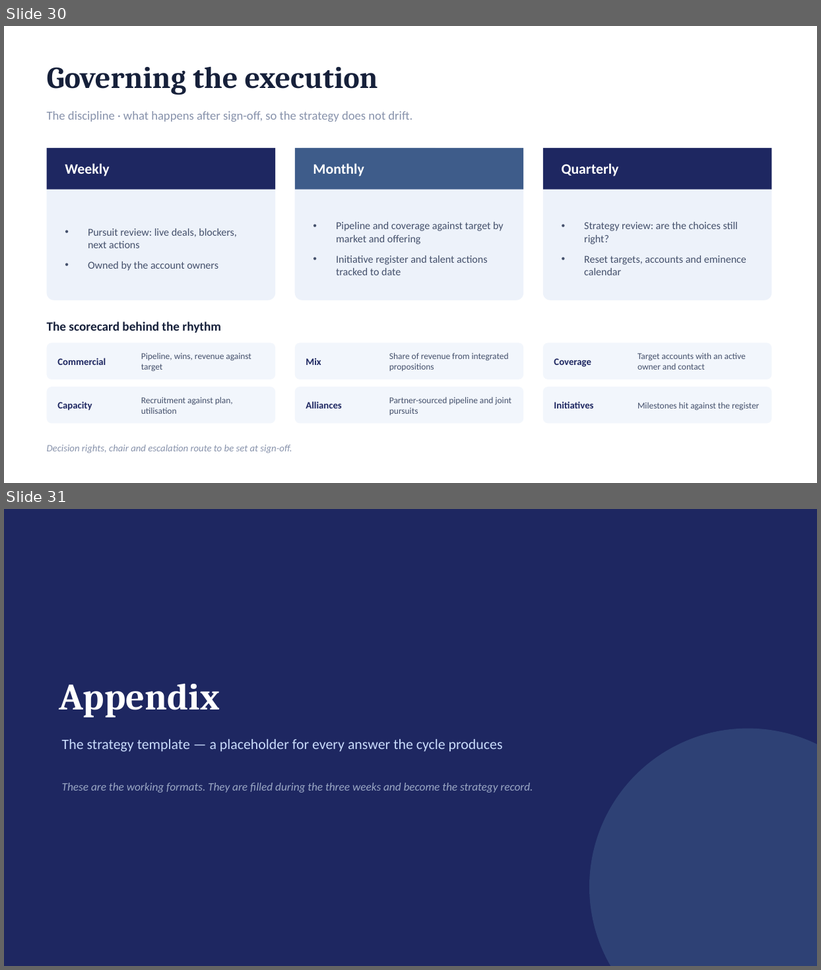
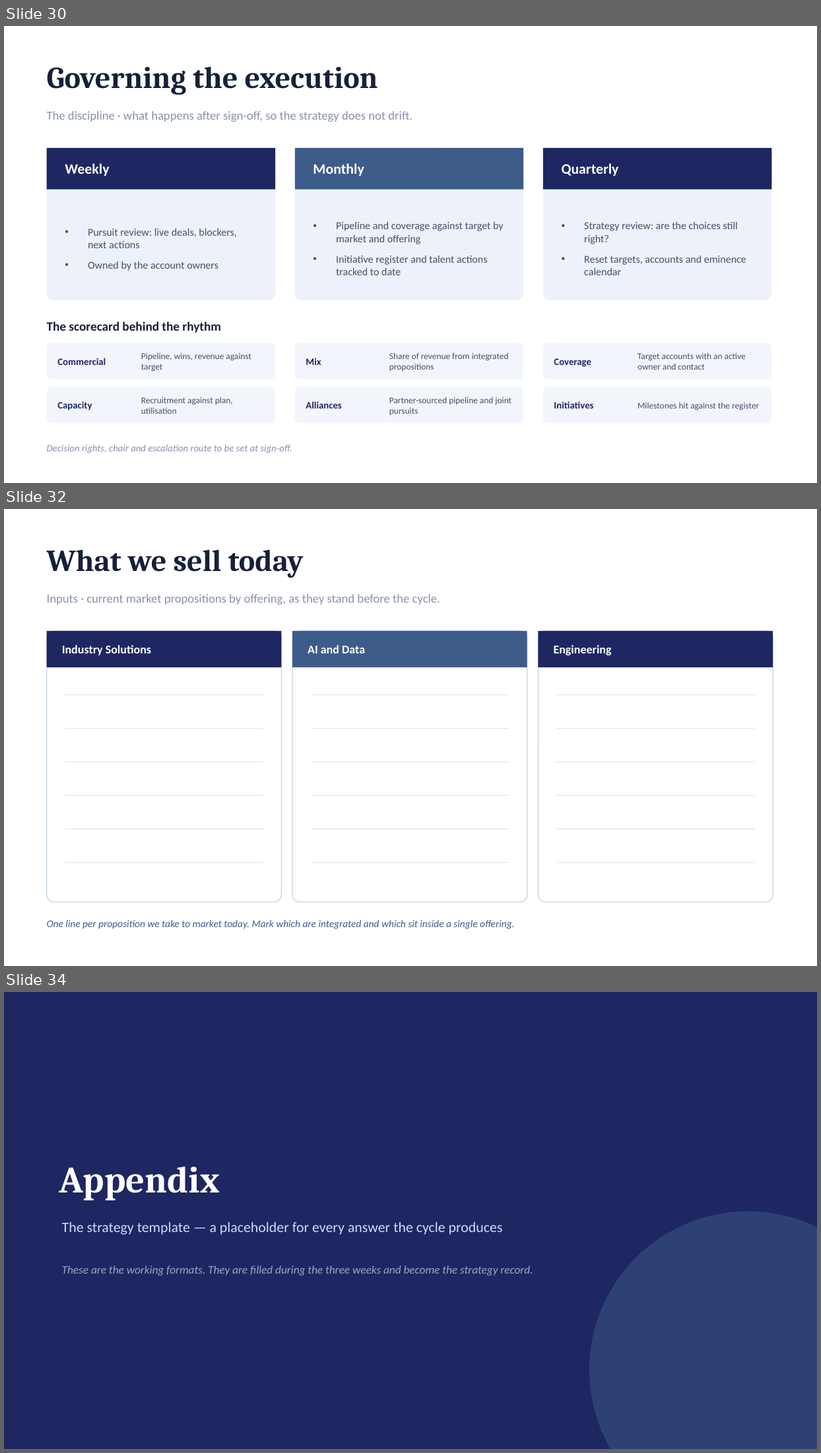
Before and after one commit to dhajjar-cyber/bae, a slide deck: FSI strategy/EAI&D-FSI-Strategy-Development-Plan.pptx. Shown one above the other, each under a label of ours: slides 30 and 31 before the commit, slides 30, 32 and 34 after it; the slides between them are not shown. The pictures are 821x970 and 821x1453 pixels, drawn with LibreOffice and Linux fonts; fonts in the diff are those of the drawing. Boxes give left, top, right and bottom in pixels: in the first picture for what was removed or moved away, otherwise in the second. Text is boxed around its words. In the diff, an @@ line names an element or a change of style, - is before the commit and + after.

```diff
--- a/FSI strategy/EAI&D-FSI-Strategy-Development-Plan.pptx
+++ b/FSI strategy/EAI&D-FSI-Strategy-Development-Plan.pptx
@@ slide 32 added at <box>4,509,817,966</box>, background #FFFFFF @@
@@ text added at <box>47,550,304,578</box>, 36 pt, text #16203A, bold @@
+What we sell today
@@ text added at <box>47,594,440,605</box>, 14.5 pt, text #8792AB @@
+Inputs · current market propositions by offering, as they stand before the cycle.
@@ rounded rectangle added at <box>47,631,282,902</box>, fill #FFFFFF, outline #C9D4E6 1 pt @@
@@ rectangle added at <box>47,631,282,667</box>, fill #1E2761 @@
@@ text added at <box>62,645,151,656</box>, 14 pt, text #FFFFFF, bold @@
+Industry Solutions
@@ rounded rectangle added at <box>292,631,527,902</box>, fill #FFFFFF, outline #C9D4E6 1 pt @@
@@ rectangle added at <box>292,631,527,667</box>, fill #3E5C8A @@
@@ text added at <box>308,645,365,654</box>, 14 pt, text #FFFFFF, bold @@
+AI and Data
@@ rounded rectangle added at <box>539,631,773,902</box>, fill #FFFFFF, outline #C9D4E6 1 pt @@
@@ rectangle added at <box>539,631,773,667</box>, fill #1E2761 @@
@@ text added at <box>554,645,612,656</box>, 14 pt, text #FFFFFF, bold @@
+Engineering
@@ line added from (65, 695) to (263, 695), #E1E8F2 1 pt @@
@@ line added from (311, 695) to (509, 695), #E1E8F2 1 pt @@
@@ line added from (556, 695) to (755, 695), #E1E8F2 1 pt @@
@@ line added from (65, 729) to (263, 729), #E1E8F2 1 pt @@
@@ line added from (311, 729) to (509, 729), #E1E8F2 1 pt @@
@@ line added from (556, 729) to (755, 729), #E1E8F2 1 pt @@
@@ line added from (65, 762) to (263, 762), #E1E8F2 1 pt @@
@@ line added from (311, 762) to (509, 762), #E1E8F2 1 pt @@
@@ line added from (556, 762) to (755, 762), #E1E8F2 1 pt @@
@@ line added from (65, 795) to (263, 795), #E1E8F2 1 pt @@
@@ line added from (311, 795) to (509, 795), #E1E8F2 1 pt @@
@@ line added from (556, 795) to (755, 795), #E1E8F2 1 pt @@
@@ line added from (65, 829) to (263, 829), #E1E8F2 1 pt @@
@@ line added from (311, 829) to (509, 829), #E1E8F2 1 pt @@
@@ line added from (556, 829) to (755, 829), #E1E8F2 1 pt @@
@@ line added from (65, 863) to (263, 863), #E1E8F2 1 pt @@
@@ line added from (311, 863) to (509, 863), #E1E8F2 1 pt @@
@@ line added from (556, 863) to (755, 863), #E1E8F2 1 pt @@
@@ text added at <box>47,920,514,929</box>, 12 pt, text #3E5C8A, italic @@
+One line per proposition we take to market today. Mark which are integrated and which sit inside a single offering.
@@ what was slide 31 is now slide 34 @@
```
Also in this commit, not shown: 1 slide changed, 2 other slides added, 2 other files.
